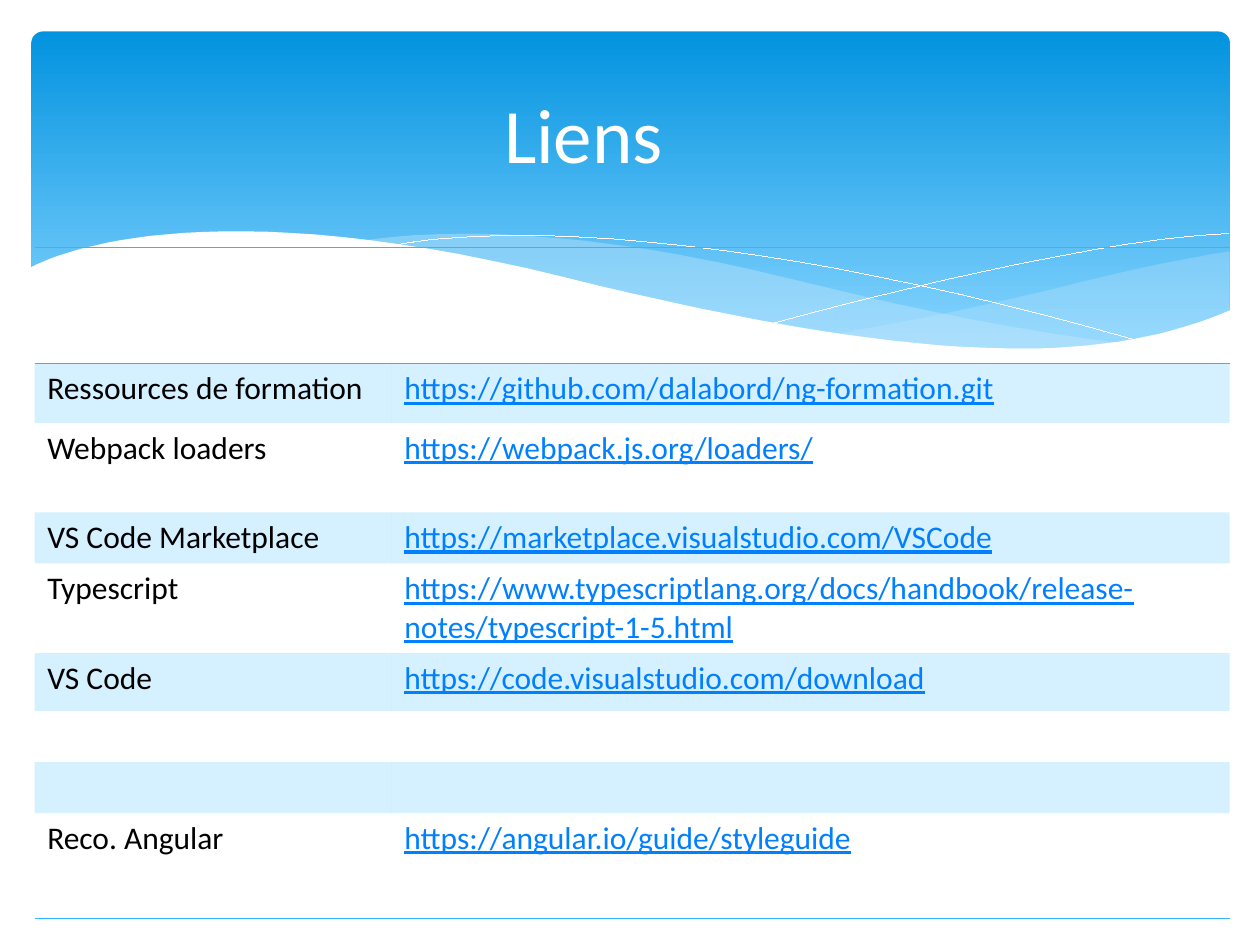
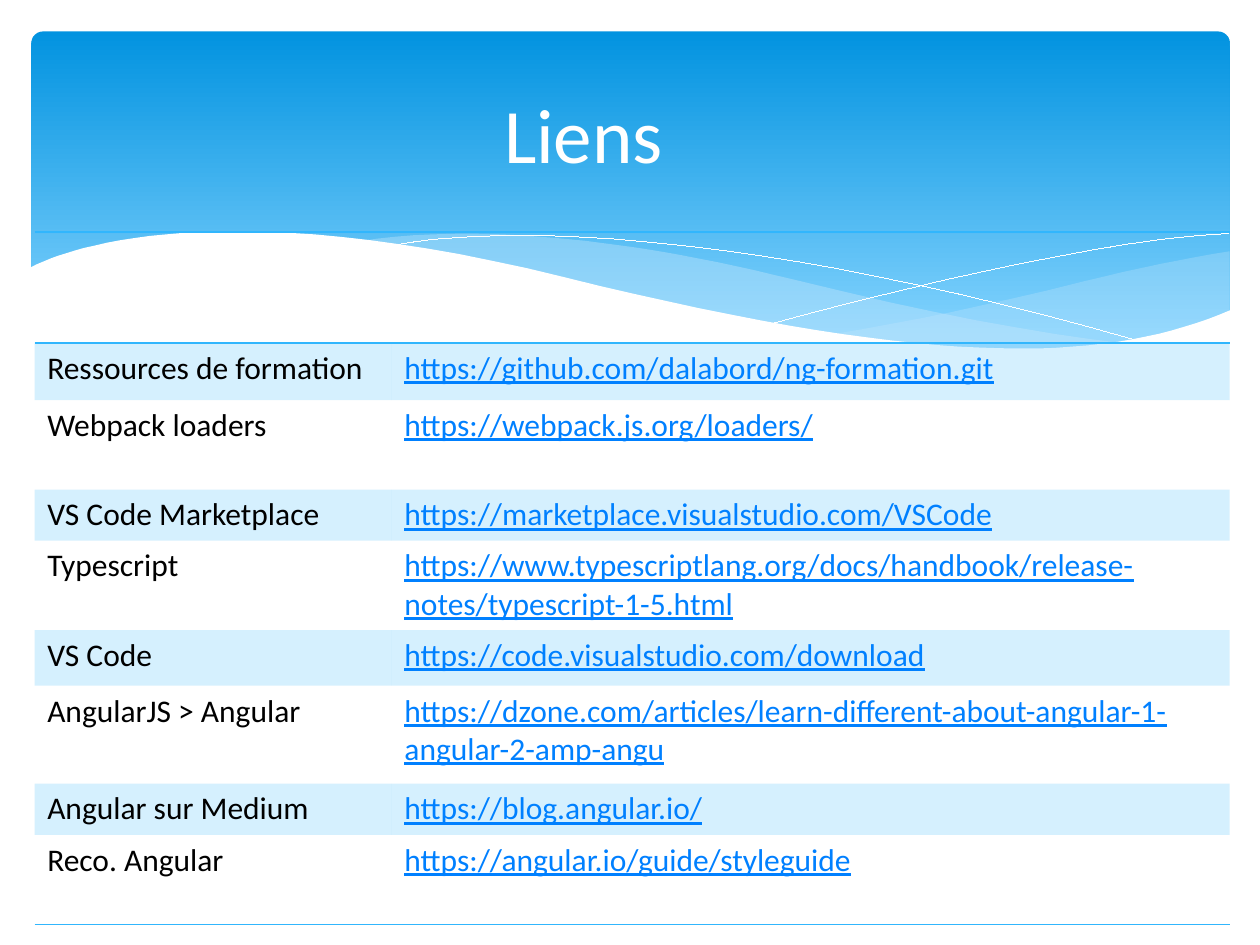
Before and after one commit to dalabord/ng-formation, a slide deck: slide 23 of formation_Angular.pptx. Drawn at 1260x945 pixels with LibreOffice and Linux fonts; fonts in the diff are those of the drawing. Boxes give left, top, right and bottom in pixels: in the first picture for what was removed or moved away, otherwise in the second. Text is boxed around its words. In the diff, an @@ line names an element or a change of style, - is before the commit and + after.

```diff
--- a/formation_Angular.pptx
+++ b/formation_Angular.pptx
@@ table at (35,232,1230,919) @@
-row 7, column 1: 
+row 7, column 1: AngularJS > Angular
-row 7, column 2: 
+row 7, column 2: https://dzone.com/articles/learn-different-about-angular-1-angular-2-amp-angu
-row 8, column 1: 
+row 8, column 1: Angular sur Medium
-row 8, column 2: 
+row 8, column 2: https://blog.angular.io/
@@ table: place and size @@
-table at (35,247,1230,914)
+table at (35,232,1230,919)
```
Also in this commit, not shown: 17 other files.
